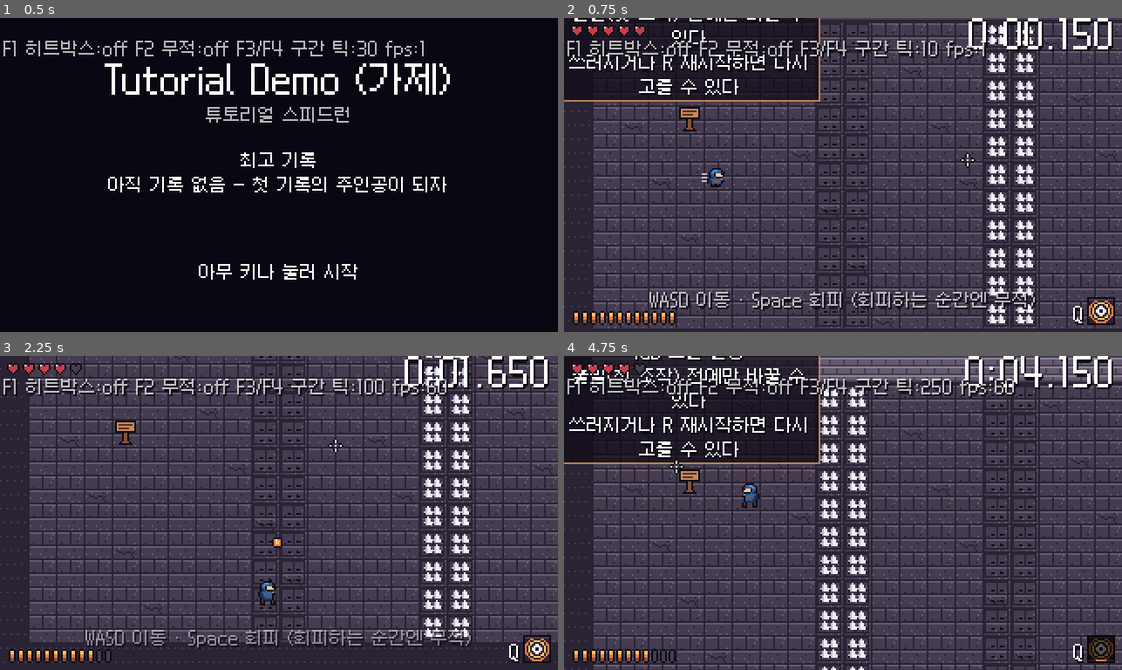
Above: before the commit, frames 1-4 (two rows, left to right).
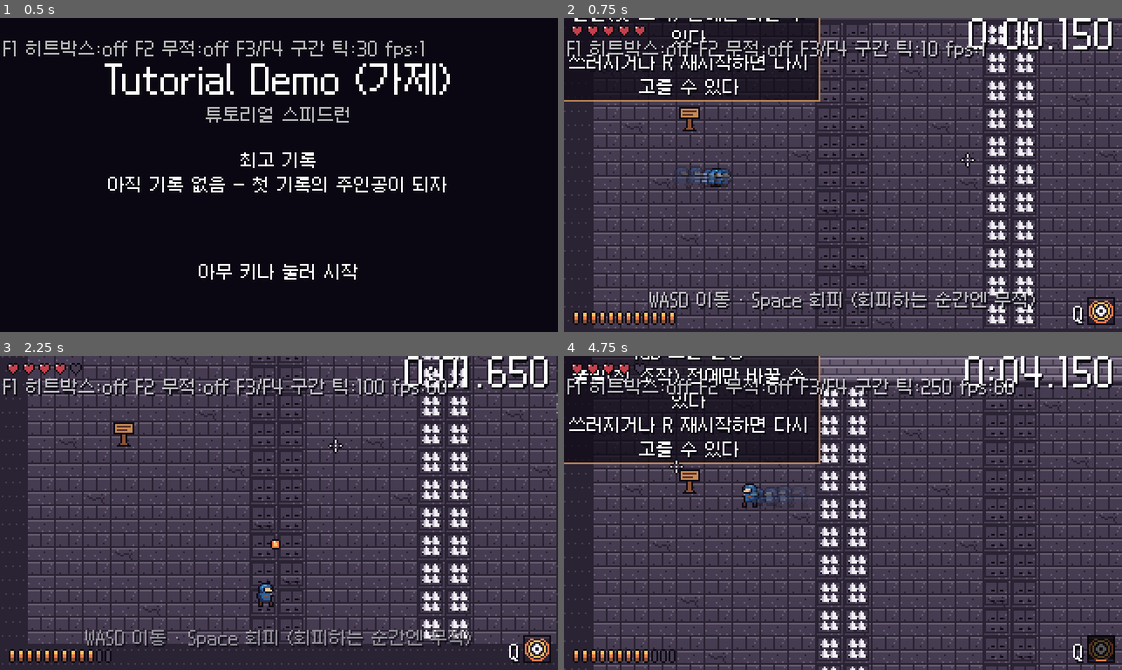
Above: after the commit, the same moments.

Repository: sadagu-0932/New
Game: Godot game, scene res://main.tscn
The game is run twice, just before and just after one commit, with the same random seed, the same clock (stepped at 60 frames per second) and the same inputs.
Inputs (mouse positions are in pixels of both pictures, inside the frame that each line leads up to):
- Up to frame 1 (0.5 s): no input
- Up to frame 2 (0.75 s): tap Enter (menu_confirm) at 0.5 s; move the mouse to (965, 159) at 0.52 s; hold D (move_right) from 0.53 s (still down); tap Space (dodge) at 0.6 s; click (965, 159) at 0.67 s
- Up to frame 3 (2.25 s): right-click (401, 497) at 0.8 s; move the mouse to (167, 528) at 1.27 s; release D (move_right) at 1.28 s; hold S (move_down) 1.28-2.03 s; right-click (167, 528) at 1.35 s; click (167, 528) at 1.55 s; move the mouse to (334, 443) at 2.02 s; hold D (move_right) from 2.03 s (still down); click (334, 443) at 2.1 s
- Up to frame 4 (4.75 s): tap Space (dodge) at 2.3, 2.85, 4.55 s; move the mouse to (815, 575) at 2.77 s; release D (move_right) at 2.78 s; hold W (move_up) 2.78-3.53 s; click (815, 575) at 2.92 s; right-click (815, 575) at 3.05 s; move the mouse to (1010, 560) at 3.52 s; hold A (move_left) from 3.53 s (still down); tap E (interact) at 3.6 s; click (1010, 560) at 3.8 s; tap Q (skill) at 4.15 s; move the mouse to (675, 465) at 4.27 s; right-click (675, 465) at 4.35 s; click (675, 465) at 4.42 s

Frame 1 is identical in both runs. In frame 2, 0.3% of the frame differs, in the area x 20-30%, y 47-55%; in frame 3, 46%, in the area x 0-100%, y 0-99%; in frame 4, 0.2%.

Commit message:
M10: 효과음 슬롯, 화면 흔들림·번쩍임·잔상, 전체화면 키, 아이콘, Windows 내보내기 설정, README 완성
Co-Authored-By: Claude Opus 5.5 <noreply@anthropic.com>
Claude-Session: https://claude.ai/code/session_01DgWHarJPQESHWgitdsXbZA

Diff:
--- /dev/null
+++ b/combat/afterimage.gd
@@ -0,0 +1,28 @@
+class_name AfterImage
+extends Sprite2D
+## 회피·돌진 잔상 (화면 표시 전용). 잠깐 남았다가 사라진다.
+
+var _fade: float = 0.0
+var _left: float = 0.0
+
+
+static func spawn(texture_value: Texture2D, pos: Vector2, flip: bool, fade_seconds: float, tint: Color) -> void:
+	var tree := Engine.get_main_loop() as SceneTree
+	var container: Node = tree.get_first_node_in_group(Effect.GROUP)
+	if container == null or texture_value == null:
+		return
+	var a := AfterImage.new()
+	a.texture = texture_value
+	a.position = pos
+	a.flip_h = flip
+	a.modulate = tint
+	a._fade = fade_seconds
+	a._left = fade_seconds
+	container.add_child(a)
+
+
+func _process(delta: float) -> void:
+	_left -= delta
+	modulate.a = 0.5 * maxf(_left, 0.0) / maxf(_fade, 0.001)
+	if _left <= 0.0:
+		queue_free()
--- /dev/null
+++ b/core/audio_data.gd
@@ -0,0 +1,16 @@
+class_name AudioData
+extends Resource
+## 효과음 슬롯. 실제 값은 res://data/audio.tres
+## 파일 경로가 비었거나 파일이 없으면 그 소리는 무음으로 동작한다 (데모 필수 아님).
+## TODO(미정): 사운드·음악 — art/audio/ 에 파일을 넣고 경로만 채우면 된다
+
+@export_file("*.wav", "*.ogg", "*.mp3") var shoot: String = ""
+@export_file("*.wav", "*.ogg", "*.mp3") var melee: String = ""
+@export_file("*.wav", "*.ogg", "*.mp3") var parry: String = ""
+@export_file("*.wav", "*.ogg", "*.mp3") var perfect: String = ""
+@export_file("*.wav", "*.ogg", "*.mp3") var hit: String = ""
+@export_file("*.wav", "*.ogg", "*.mp3") var boss: String = ""
+## 전체 효과음 크기 (dB)
+@export var volume_db: float = 0.0
+## 동시에 낼 수 있는 소리 수
+@export var voices: int = 0
--- /dev/null
+++ b/core/audio_manager.gd
@@ -0,0 +1,47 @@
+extends Node
+## 효과음 관리 (오토로드 Audio). 슬롯: 사격·근접·패링·완벽 판정·피격·보스.
+## 이벤트 버스에 연결해 알아서 울린다. 파일이 없으면 무음 (오류 없음).
+
+const SLOTS := ["shoot", "melee", "parry", "perfect", "hit", "boss"]
+
+var _streams: Dictionary = {}
+var _players: Array[AudioStreamPlayer] = []
+var _next: int = 0
+
+
+func _ready() -> void:
+	process_mode = Node.PROCESS_MODE_ALWAYS
+	var data := DB.audio
+	for slot: String in SLOTS:
+		var path: String = data.get(slot)
+		if not path.is_empty() and ResourceLoader.exists(path):
+			_streams[slot] = load(path)
+	for i in maxi(data.voices, 1):
+		var p := AudioStreamPlayer.new()
+		p.volume_db = data.volume_db
+		add_child(p)
+		_players.append(p)
+	Events.player_shot.connect(func() -> void: play("shoot"))
+	Events.melee_started.connect(func() -> void: play("melee"))
+	Events.parried.connect(func(perfect: bool) -> void: play("perfect" if perfect else "parry"))
+	Events.perfect_dodge.connect(func() -> void: play("perfect"))
+	Events.player_hit.connect(func(_h: HitInfo) -> void: play("hit"))
+	Events.boss_started.connect(func(_b: Node2D) -> void: play("boss"))
+	Events.boss_defeated.connect(func(_b: Node2D) -> void: play("boss"))
+
+
+## 이 슬롯에 소리 파일이 있는지
+func has_sound(slot: String) -> bool:
+	return _streams.has(slot)
+
+
+## 슬롯 재생. 파일이 없으면 아무것도 안 함. 재생했으면 true
+func play(slot: String) -> bool:
+	var stream: AudioStream = _streams.get(slot)
+	if stream == null:
+		return false
+	var p := _players[_next]
+	_next = (_next + 1) % _players.size()
+	p.stream = stream
+	p.play()
+	return true
--- a/core/db.gd
+++ b/core/db.gd
@@ -32,6 +32,8 @@
 	preload("res://data/skills/shockwave.tres"),
 	preload("res://data/skills/mark.tres"),
 ]
+var audio: AudioData = preload("res://data/audio.tres")
+var feel: FeelData = preload("res://data/feel.tres")
 var theme: ThemeData = preload("res://data/theme.tres")
 
 
--- a/core/game_config.gd
+++ b/core/game_config.gd
@@ -21,6 +21,8 @@
 @export var attract_idle_seconds: float = 0.0
 ## 기록 화면에서 이 시간(초) 동안 입력이 없으면 타이틀로
 @export var result_idle_seconds: float = 0.0
+## 전체화면으로 시작 (F11 로 전환)
+@export var start_fullscreen: bool = false
 ## 즉시 재시작: R 을 이 틱 수만큼 누르고 있어야 함 (실수 방지)
 @export var restart_hold_ticks: int = 0
 ## 사망 후 자동 재시작까지 틱 (사망 모션을 잠깐 보여줌)
--- a/core/main.gd
+++ b/core/main.gd
@@ -24,6 +24,7 @@
 	add_child(DialoguePlayer.new())
 	add_child(Crosshair.new())
 	add_child(PauseOverlay.new())
+	add_child(ScreenFx.new())
 	skill_panel = SkillPanel.new(null)
 	add_child(skill_panel)
 	add_child(RunTimer.new())
@@ -41,7 +42,19 @@
 	Events.replay_finished.connect(go_title)
 	Events.return_to_title.connect(go_title)
 	Events.skill_changed.connect(func(id: String) -> void: skill_id = id)
+	if DB.game_config.start_fullscreen:
+		set_fullscreen(true)
 	go_title()
+
+
+func set_fullscreen(value: bool) -> void:
+	DisplayServer.window_set_mode(DisplayServer.WINDOW_MODE_FULLSCREEN if value else DisplayServer.WINDOW_MODE_WINDOWED)
+
+
+func _unhandled_input(event: InputEvent) -> void:
+	if event.is_action_pressed(&"toggle_fullscreen"):
+		set_fullscreen(DisplayServer.window_get_mode() != DisplayServer.WINDOW_MODE_FULLSCREEN)
+		get_viewport().set_input_as_handled()
 
 
 func _build_replay_overlay() -> void:
--- /dev/null
+++ b/data/audio.tres
@@ -0,0 +1,14 @@
+[gd_resource type="Resource" script_class="AudioData" load_steps=2 format=3]
+
+[ext_resource type="Script" path="res://core/audio_data.gd" id="1"]
+
+[resource]
+script = ExtResource("1")
+shoot = ""
+melee = ""
+parry = ""
+perfect = ""
+hit = ""
+boss = ""
+volume_db = -6.0
+voices = 8
--- /dev/null
+++ b/data/feel.tres
@@ -0,0 +1,15 @@
+[gd_resource type="Resource" script_class="FeelData" load_steps=2 format=3]
+
+[ext_resource type="Script" path="res://ui/feel_data.gd" id="1"]
+
+[resource]
+script = ExtResource("1")
+shake_hit = Vector2(3, 0.2)
+shake_perfect = Vector2(2, 0.15)
+shake_execute = Vector2(4, 0.25)
+shake_groggy = Vector2(3, 0.3)
+shake_enemy_death = Vector2(1, 0.1)
+flash_perfect = Vector2(0.35, 0.12)
+flash_hit = Vector2(0.25, 0.1)
+afterimage_interval_ticks = 2
+afterimage_fade_seconds = 0.2
--- a/data/game_config.tres
+++ b/data/game_config.tres
@@ -15,5 +15,6 @@
 leaderboard_size = 10
 attract_idle_seconds = 30.0
 result_idle_seconds = 60.0
+start_fullscreen = false
 restart_hold_ticks = 30
 death_restart_delay_ticks = 40
--- a/player/player.gd
+++ b/player/player.gd
@@ -409,6 +409,11 @@
 	else:
 		_sprite.modulate = Color.WHITE
 	_update_aura()
+	# 회피·돌진 잔상 (화면 표시)
+	if (state == State.DODGE or state == State.DASH_SLASH) and Game.tick % maxi(DB.feel.afterimage_interval_ticks, 1) == 0:
+		var tint := Color(1.0, 0.8, 0.4) if state == State.DASH_SLASH else Color(0.6, 0.85, 1.0)
+		AfterImage.spawn(_sprite.sprite_frames.get_frame_texture(_sprite.animation, _sprite.frame),
+			global_position, _sprite.flip_h, DB.feel.afterimage_fade_seconds, tint)
 
 
 ## 콤보 단계 이펙트: 단계가 오를수록 크고 진하게 (노랑 → 주황 → 흰빛). 숫자 표시 없음
--- a/project.godot
+++ b/project.godot
@@ -10,6 +10,9 @@
 config/description="2D 픽셀 탑다운 액션 슈팅 데모 - 튜토리얼 스피드런"
 run/main_scene="res://main.tscn"
 config/features=PackedStringArray("4.7", "GL Compatibility")
+config/icon="res://art/icon.png"
+boot_splash/bg_color=Color(0.04, 0.03, 0.07, 1)
+boot_splash/show_image=false
 
 [autoload]
 
@@ -18,6 +21,7 @@
 Game="*res://core/game.gd"
 PlayerInput="*res://core/player_input.gd"
 Debug="*res://core/debug.gd"
+Audio="*res://core/audio_manager.gd"
 
 [display]
 
@@ -129,6 +133,11 @@
 "events": [Object(InputEventKey,"physical_keycode":4194343,"ctrl_pressed":true,"shift_pressed":true)
 ]
 }
+toggle_fullscreen={
+"deadzone": 0.2,
+"events": [Object(InputEventKey,"physical_keycode":4194342)
+]
+}
 debug_hitboxes={
 "deadzone": 0.2,
 "events": [Object(InputEventKey,"physical_keycode":4194332)
--- /dev/null
+++ b/tests/test_m10.gd
@@ -0,0 +1,91 @@
+class_name TestM10
+extends TestBase
+## M10 자동 테스트: 효과음 슬롯(파일 없으면 무음), 화면 흔들림·번쩍임, 잔상, 전체화면 키, 내보내기 설정
+
+const MAP := "res://tests/maps/m2_test.txt"
+
+
+func run_all() -> void:
+	print("[M10] 다듬기·내보내기")
+	test_audio_silent_without_files()
+	await test_screen_fx()
+	await test_afterimage()
+	test_title_ignores_fullscreen_key()
+	test_export_preset()
+	if level != null:
+		level.queue_free()
+		level = null
+
+
+func test_audio_silent_without_files() -> void:
+	var ok := true
+	for slot: String in ["shoot", "melee", "parry", "perfect", "hit", "boss"]:
+		if Audio.has_sound(slot) or Audio.play(slot):
+			ok = false
+	check(ok, "효과음 슬롯 6개 — 파일이 없으면 오류 없이 무음")
+	Events.player_shot.emit()
+	Events.parried.emit(true)
+	check(true, "소리 없는 상태에서 이벤트가 와도 문제없음")
+
+
+func test_screen_fx() -> void:
+	await new_level(MAP)
+	var fx := ScreenFx.new()
+	add_child(fx)
+	await step(1)
+	var cam := get_viewport().get_camera_2d()
+	Events.parried.emit(true)
+	check(fx._flash.color.a > 0.0 or fx._flash_left > 0.0, "완벽 판정 → 화면 번쩍임")
+	var moved := false
+	for i in 4:
+		await get_tree().process_frame
+		if cam and cam.offset != Vector2.ZERO:
+			moved = true
+	check(moved, "완벽 판정 → 화면 흔들림")
+	for i in 40:
+		await get_tree().process_frame
+	check(cam.offset == Vector2.ZERO, "흔들림은 곧 멈춤")
+	fx.queue_free()
+
+
+func test_afterimage() -> void:
+	await new_level(MAP)
+	var p := level.player
+	input.push(Vector2.RIGHT, 1, 0, InputFrame.DODGE, p.global_position + Vector2(50, 0))
+	await step(6)
+	var count := 0
+	for n in level.effects.get_children():
+		if n is AfterImage:
+			count += 1
+	check(count > 0, "회피하면 잔상이 남음 (%d)" % count)
+
+
+func test_title_ignores_fullscreen_key() -> void:
+	var title := TitleScreen.new()
+	add_child(title)
+	var started := [false]
+	title.start_requested.connect(func() -> void: started[0] = true)
+	var ev := InputEventKey.new()
+	ev.physical_keycode = KEY_F11
+	ev.keycode = KEY_F11
+	ev.pressed = false
+	title._input(ev)
+	check(not started[0], "F11(전체화면)은 타이틀에서 시작 키로 치지 않음")
+	var any := InputEventKey.new()
+	any.physical_keycode = KEY_SPACE
+	any.keycode = KEY_SPACE
+	any.pressed = false
+	title._input(any)
+	check(started[0], "다른 키를 떼면 시작")
+	title.queue_free()
+
+
+func test_export_preset() -> void:
+	var cfg := ConfigFile.new()
+	var err := cfg.load("res://export_presets.cfg")
+	check(err == OK and cfg.get_value("preset.0", "platform", "") == "Windows Desktop", "Windows 내보내기 설정 있음")
+	var inc: String = cfg.get_value("preset.0", "include_filter", "")
+	check(inc.contains("*.json") and inc.contains("*.txt"), "스프라이트 정보(json)·맵(txt) 포함 필터")
+	var exc: String = cfg.get_value("preset.0", "exclude_filter", "")
+	check(exc.contains("tests/*"), "테스트는 exe 에서 제외")
+	check(bool(cfg.get_value("preset.0.options", "binary_format/embed_pck", false)), "exe 하나로 (pck 포함)")
--- a/tests/test_runner.gd
+++ b/tests/test_runner.gd
@@ -13,6 +13,7 @@
 	preload("res://tests/test_m7.gd"),
 	preload("res://tests/test_m8.gd"),
 	preload("res://tests/test_m9.gd"),
+	preload("res://tests/test_m10.gd"),
 ]
 
 
--- /dev/null
+++ b/ui/feel_data.gd
@@ -0,0 +1,21 @@
+class_name FeelData
+extends Resource
+## 화면 연출 수치 (화면 흔들림·번쩍임·잔상). 게임 로직·기록에는 영향 없음.
+## 실제 값은 res://data/feel.tres
+
+@export_group("화면 흔들림 (세기 px, 시간 초)")
+@export var shake_hit: Vector2 = Vector2.ZERO
+@export var shake_perfect: Vector2 = Vector2.ZERO
+@export var shake_execute: Vector2 = Vector2.ZERO
+@export var shake_groggy: Vector2 = Vector2.ZERO
+@export var shake_enemy_death: Vector2 = Vector2.ZERO
+
+@export_group("화면 번쩍임 (불투명도, 시간 초)")
+@export var flash_perfect: Vector2 = Vector2.ZERO
+@export var flash_hit: Vector2 = Vector2.ZERO
+
+@export_group("잔상 (회피·돌진 중)")
+## 몇 틱마다 잔상을 남길지
+@export var afterimage_interval_ticks: int = 0
+## 잔상이 사라지는 시간 (초)
+@export var afterimage_fade_seconds: float = 0.0
--- /dev/null
+++ b/ui/screen_fx.gd
@@ -0,0 +1,70 @@
+class_name ScreenFx
+extends CanvasLayer
+## 화면 연출: 흔들림·번쩍임 (부스 관객이 완벽 판정·처형을 알아보기 쉽게).
+## 화면 표시 전용 — 게임 로직·RNG·기록에 영향 없음 (연출용 랜덤은 따로 씀).
+
+var _flash: ColorRect
+var _flash_alpha: float = 0.0
+var _flash_time: float = 0.0
+var _flash_left: float = 0.0
+var _shake_px: float = 0.0
+var _shake_time: float = 0.0
+var _shake_left: float = 0.0
+var _rng := RandomNumberGenerator.new()
+
+
+func _ready() -> void:
+	layer = 88
+	_flash = ColorRect.new()
+	_flash.set_anchors_preset(Control.PRESET_FULL_RECT)
+	_flash.mouse_filter = Control.MOUSE_FILTER_IGNORE
+	_flash.color = Color(1, 1, 1, 0)
+	add_child(_flash)
+	var f := DB.feel
+	Events.player_hit.connect(func(_h: HitInfo) -> void:
+		shake(f.shake_hit)
+		flash(Color(0.9, 0.2, 0.25), f.flash_hit))
+	Events.parried.connect(func(perfect: bool) -> void:
+		if perfect:
+			shake(f.shake_perfect)
+			flash(Color.WHITE, f.flash_perfect))
+	Events.perfect_dodge.connect(func() -> void:
+		shake(f.shake_perfect)
+		flash(Color(0.6, 0.9, 1.0), f.flash_perfect))
+	Events.executed.connect(func() -> void:
+		shake(f.shake_execute)
+		flash(Color.WHITE, f.flash_perfect))
+	Events.boss_groggy.connect(func() -> void: shake(f.shake_groggy))
+	Events.enemy_died.connect(func(_e: Node2D) -> void: shake(f.shake_enemy_death))
+
+
+## 세기(px)·시간(초)
+func shake(strength_time: Vector2) -> void:
+	if strength_time.x >= _shake_px * (_shake_left / maxf(_shake_time, 0.001)):
+		_shake_px = strength_time.x
+		_shake_time = strength_time.y
+		_shake_left = strength_time.y
+
+
+## 색·(불투명도, 시간)
+func flash(color: Color, alpha_time: Vector2) -> void:
+	_flash.color = Color(color.r, color.g, color.b, 0)
+	_flash_alpha = alpha_time.x
+	_flash_time = alpha_time.y
+	_flash_left = alpha_time.y
+
+
+func _process(delta: float) -> void:
+	if _flash_left > 0.0:
+		_flash_left -= delta
+		_flash.color.a = _flash_alpha * maxf(_flash_left, 0.0) / maxf(_flash_time, 0.001)
+	var cam := get_viewport().get_camera_2d()
+	var player := get_tree().get_first_node_in_group(Player.GROUP) as Player
+	if cam == null or (player and player.cutscene_lock):
+		return  # 컷씬은 자체 흔들림을 쓴다
+	if _shake_left > 0.0:
+		_shake_left -= delta
+		var px := _shake_px * maxf(_shake_left, 0.0) / maxf(_shake_time, 0.001)
+		cam.offset = Vector2(_rng.randf_range(-px, px), _rng.randf_range(-px, px)).round()
+	elif cam.offset != Vector2.ZERO:
+		cam.offset = Vector2.ZERO
--- a/ui/title_screen.gd
+++ b/ui/title_screen.gd
@@ -93,6 +93,8 @@
 	# 뗄 때 시작 → 시작 키가 곧바로 게임 입력(회피·사격)으로 이어지지 않게
 	var released := (event is InputEventKey and not event.is_pressed() and not event.is_echo()) \
 		or (event is InputEventMouseButton and not event.is_pressed())
-	if released and not (event is InputEventKey and AdminPanel.is_admin_combo(event as InputEventKey)):
+	var ignored := event.is_action(&"toggle_fullscreen") \
+		or (event is InputEventKey and AdminPanel.is_admin_combo(event as InputEventKey))
+	if released and not ignored:
 		get_viewport().set_input_as_handled()
 		start_requested.emit()
Binary file added: art/icon.png
Not shown, added: art/icon.png.import
Not shown, added: combat/afterimage.gd.uid
Not shown, added: core/audio_data.gd.uid
Not shown, added: core/audio_manager.gd.uid
Not shown, added: export_presets.cfg
Not shown, added: tests/test_m10.gd.uid
Not shown, added: ui/feel_data.gd.uid
Not shown, added: ui/screen_fx.gd.uid
